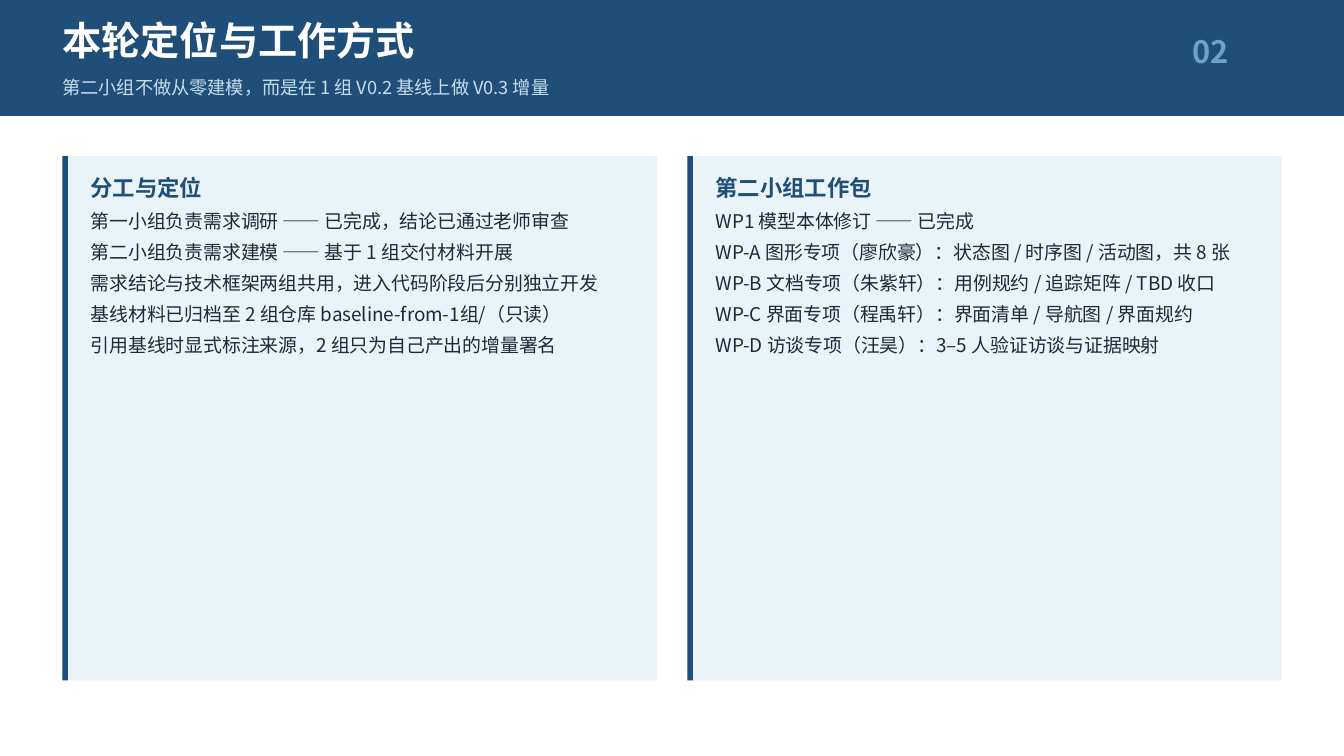
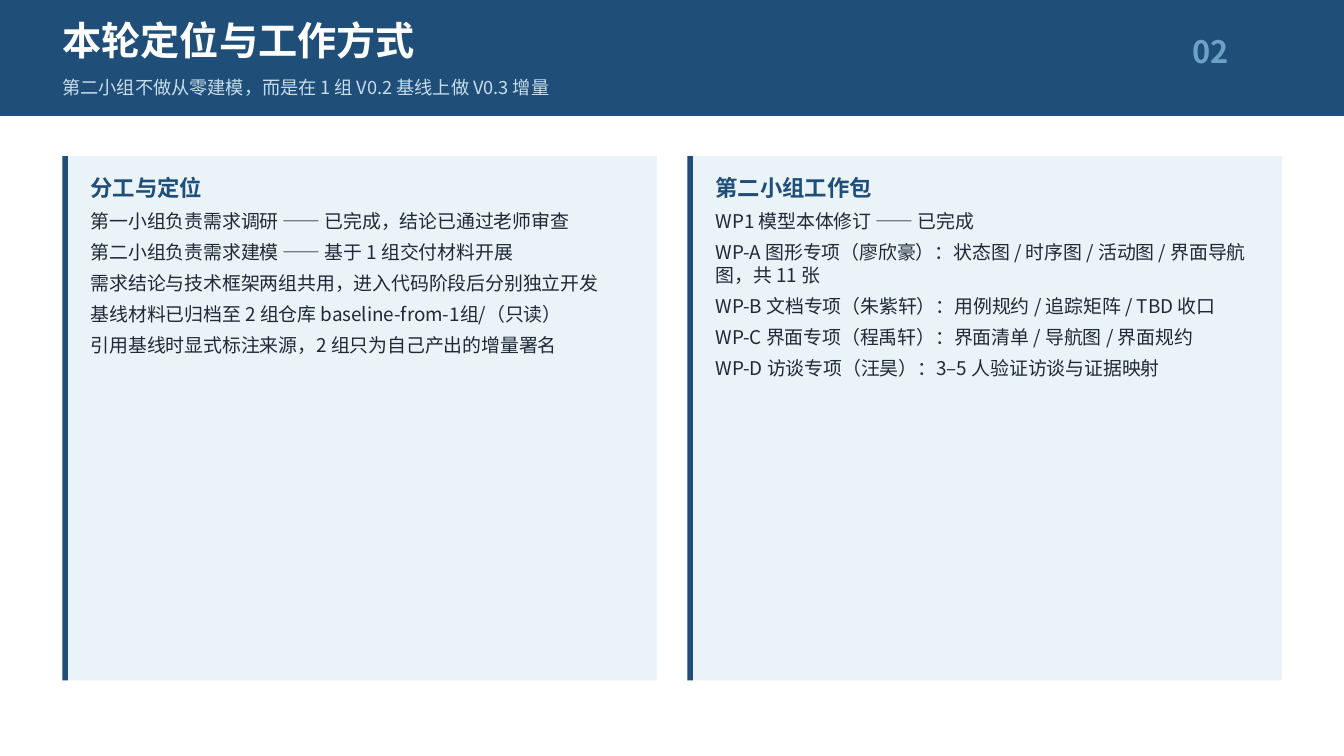
Before and after one commit to Intelligent-Reader-2zu/Intelligent-Reader-2zu, a slide deck: slide 2 of docs/需求建模/2组-work/02-需求建模汇报PPT-2组版.pptx. Drawn at 1344x756 pixels with LibreOffice and Linux fonts; fonts in the diff are those of the drawing. Boxes give left, top, right and bottom in pixels: in the first picture for what was removed or moved away, otherwise in the second. Text is boxed around its words. In the diff, an @@ line names an element or a change of style, - is before the commit and + after.

Commit message:
docs(2组/交付): 11 张建模图与 V0.3 交付包定稿，按课程命名规范组装提交包 [G6-G7]
- 06-建模图：11 张（A1-A9 + 用例图/领域模型修订件）底稿 puml + 导出 png 全部定稿
- 出图清单更名『建模图件清单』，去掉分包/待认领表述，改为验收标准
- 交付包顶层件按『序号-文件名-组号-团队名』命名，补齐 07-19 与 99
- 自查清单第 6/7/8 项销项；第 4/5 项口径修正为『大组共用件』
- 提交说明同步：SRS/SPEC 属大组共用件，基线快照已存
- 汇报 PPT 图数 8 → 11、补 A9 界面导航图；版本记录同步

```diff
--- a/docs/需求建模/2组-work/02-需求建模汇报PPT-2组版.pptx
+++ b/docs/需求建模/2组-work/02-需求建模汇报PPT-2组版.pptx
@@ text at (x1=716, y1=243, x2=1246, y2=284): text changed @@
-WP-A 图形专项（廖欣豪）：状态图 / 时序图 / 活动图，共 8 张
+WP-A 图形专项（廖欣豪）：状态图 / 时序图 / 活动图 / 界面导航图，共 11 张
```
Also in this commit, not shown: 4 other slides changed, 40 other files.
